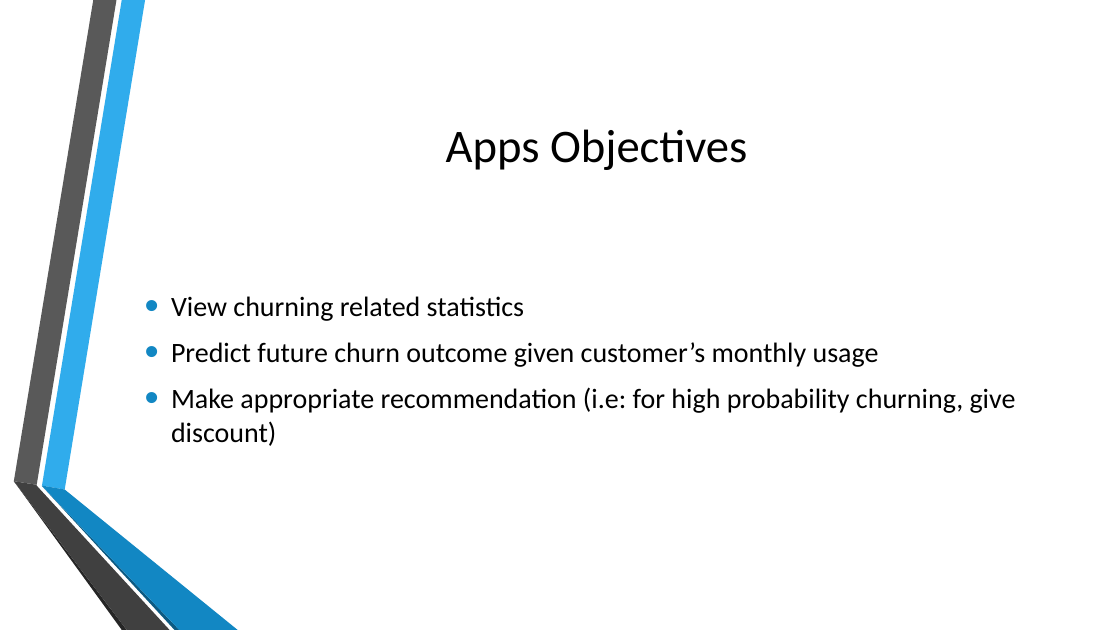
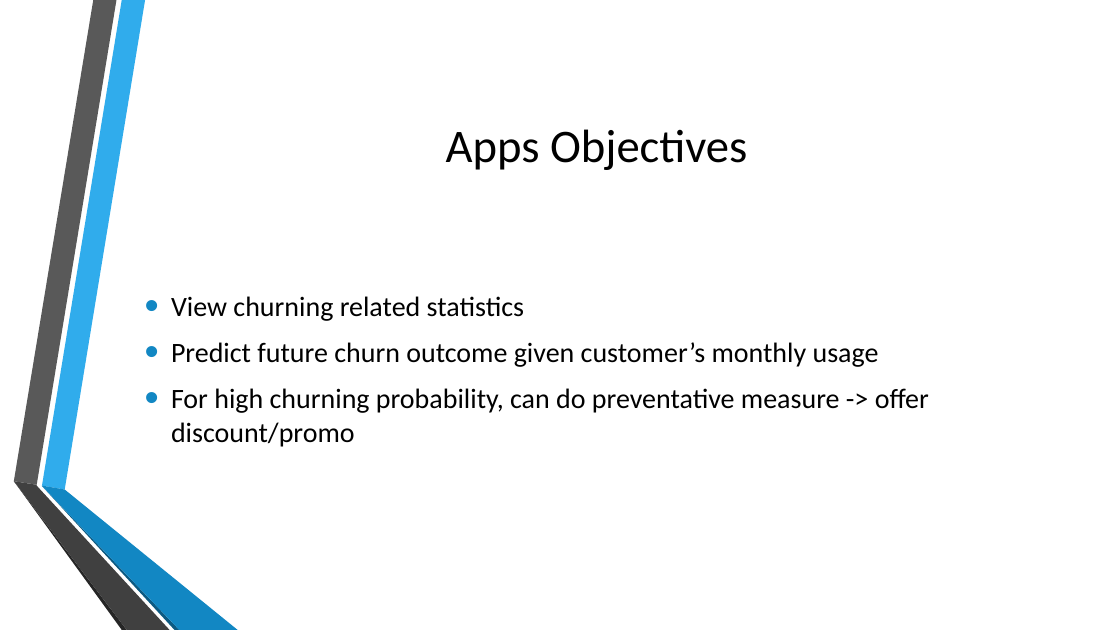
Before and after one commit to christianelbert/final-project-churn, a slide deck: slide 8 of final_project.pptx (slide 13 before the commit). Drawn at 1120x630 pixels with LibreOffice and Linux fonts; fonts in the diff are those of the drawing; background and template pictures are left out. Boxes give left, top, right and bottom in pixels: in the first picture for what was removed or moved away, otherwise in the second. Text is boxed around its words. In the diff, an @@ line names an element or a change of style, - is before the commit and + after.

```diff
--- a/final_project.pptx
+++ b/final_project.pptx
@@ text at box(171, 388, 929, 447): text changed @@
-• Make appropriate recommendation (i.e: for high probability churning, give discount)
+• For high churning probability, can do preventative measure -> offer discount/promo
```
Also in this commit, not shown: 1 other slide changed, 4 other files.
